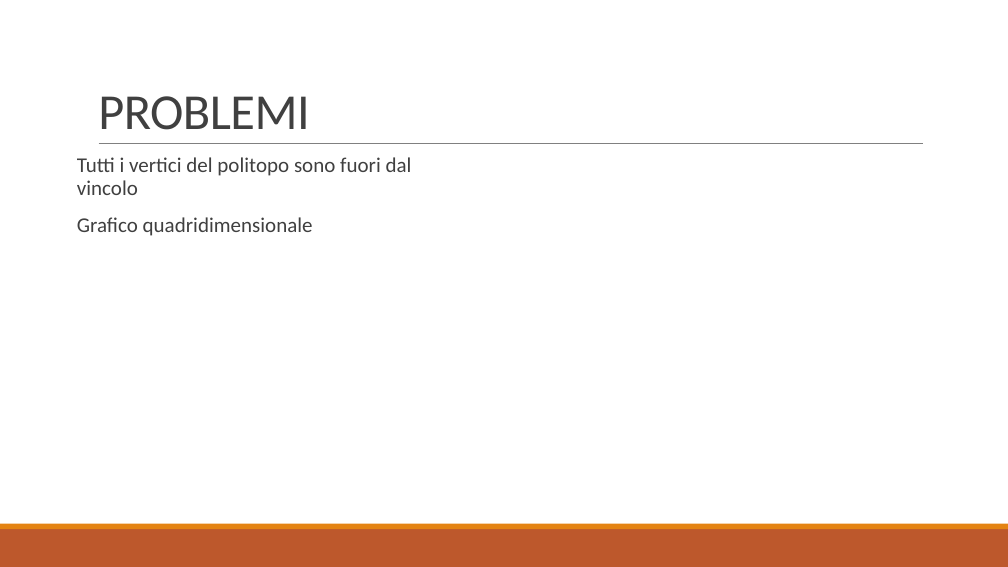
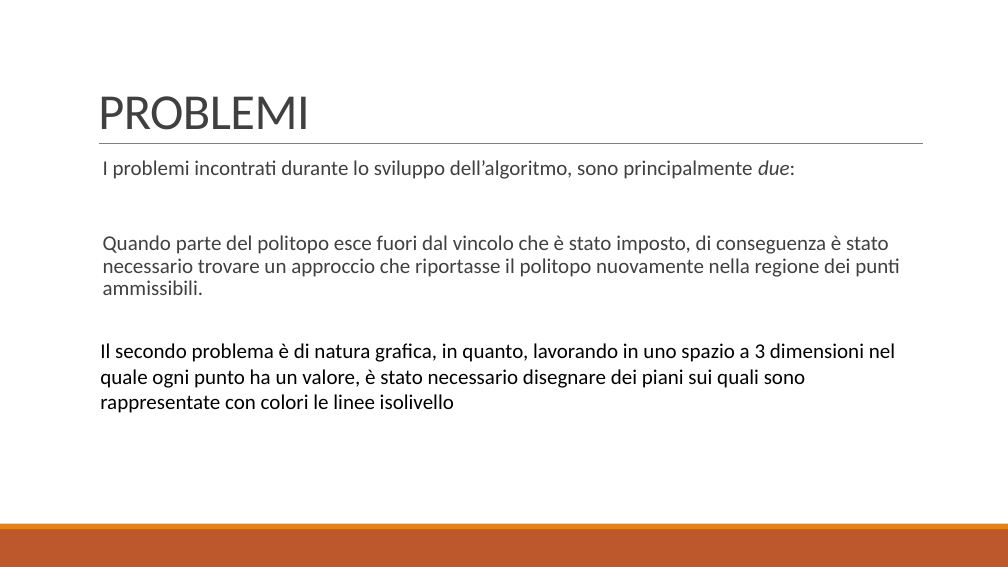
Before and after one commit to baldimario/Simplex, a slide deck: slide 11 of IDENTICAZIONE SISTEMA DI CARICHE PUNTIFORMI DA MISURE DI.pptx (slide 10 before the commit). Drawn at 1008x567 pixels with LibreOffice and Linux fonts; fonts in the diff are those of the drawing. Boxes give left, top, right and bottom in pixels: in the first picture for what was removed or moved away, otherwise in the second. Text is boxed around its words. In the diff, an @@ line names an element or a change of style, - is before the commit and + after.

```diff
--- a/IDENTICAZIONE SISTEMA DI CARICHE PUNTIFORMI DA MISURE DI.pptx
+++ b/IDENTICAZIONE SISTEMA DI CARICHE PUNTIFORMI DA MISURE DI.pptx
@@ text at [103,160,900,295]: text changed @@
-  Tutti i vertici del politopo sono fuori dal vincolo
-  Grafico quadridimensionale
+  I problemi incontrati durante lo sviluppo dell’algoritmo, sono principalmente due:
+  Quando parte del politopo esce fuori dal vincolo che è stato imposto, di conseguenza è stato necessario trovare un approccio che riportasse il politopo nuovamente nella regione dei punti ammissibili.
@@ text added at [100,343,895,413], 20 pt, text #000000 @@
+Il secondo problema è di natura grafica, in quanto, lavorando in uno spazio a 3 dimensioni nel quale ogni punto ha un valore, è stato necessario disegnare dei piani sui quali sono rappresentate con colori le linee isolivello
```
Also in this commit, not shown: 8 other slides changed, 3 slides added, 2 slides removed, 2 other files.
